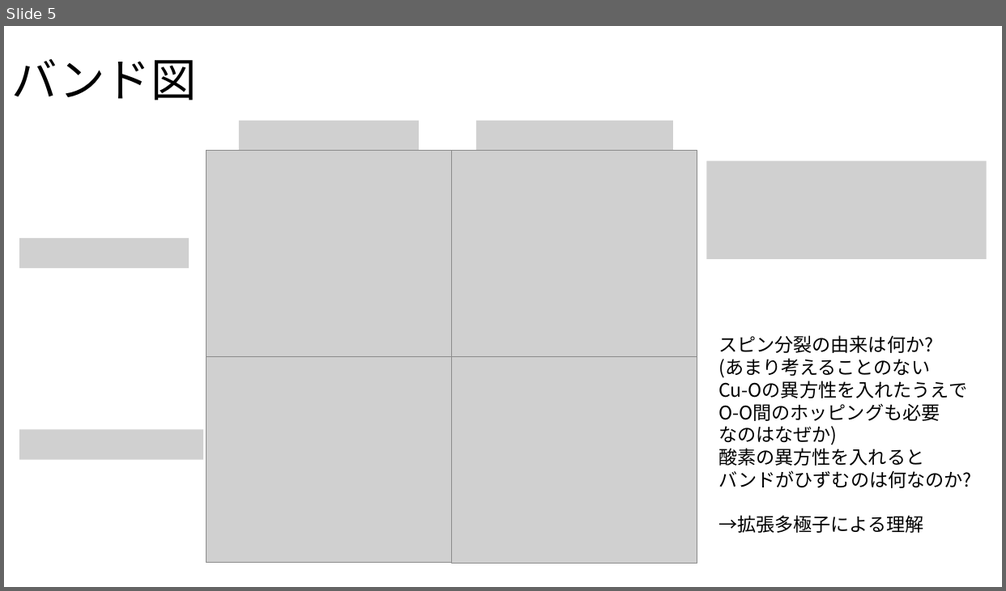
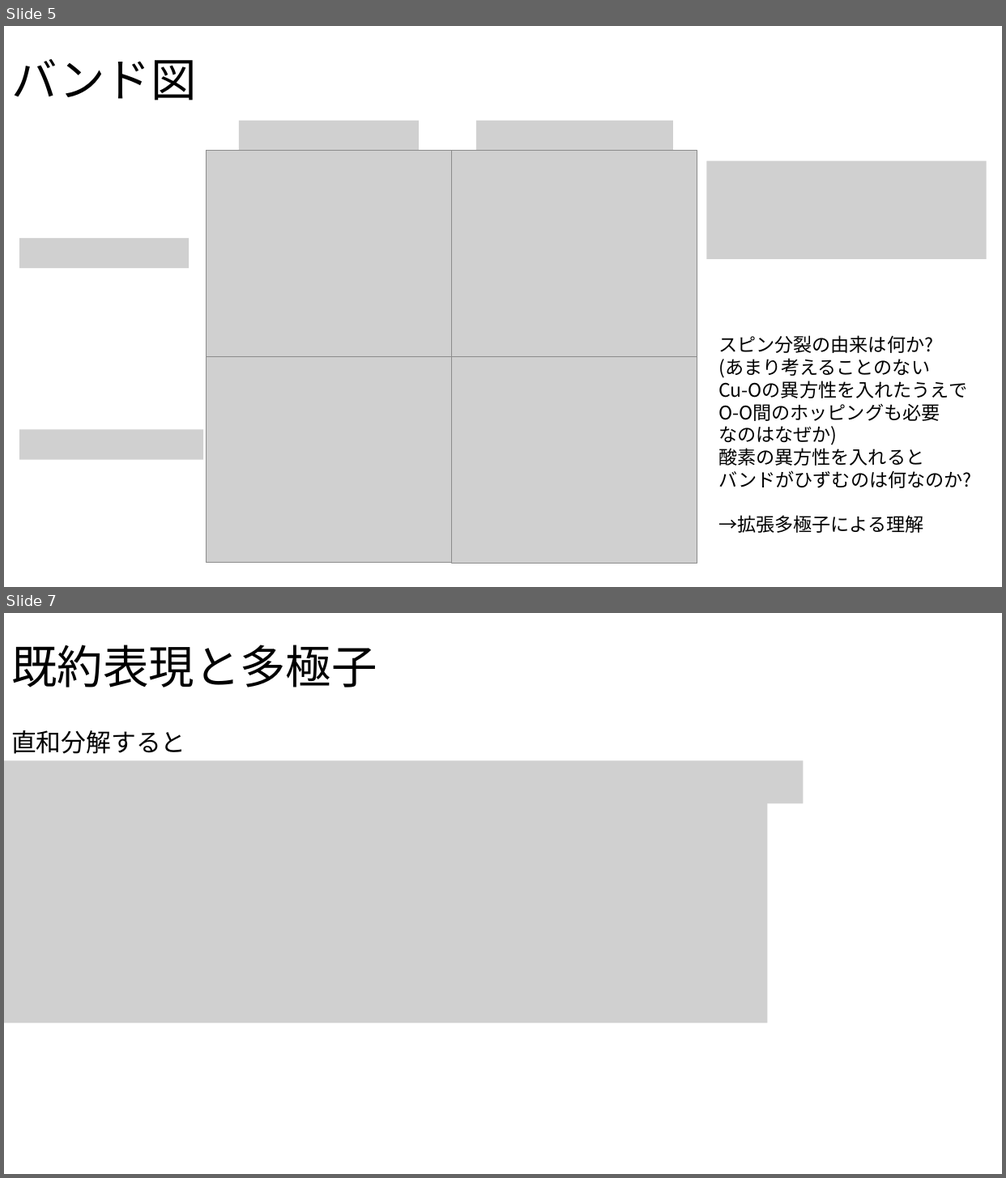
Before and after one commit to xiang-gong3944/AM_cupurate, a slide deck: 説明資料/進捗.pptx. Shown one above the other, each under a label of ours: slide 5 before the commit, slides 5 and 7 after it; the slides between them are not shown. The pictures are 1006x591 and 1006x1178 pixels, drawn with LibreOffice and Linux fonts; fonts in the diff are those of the drawing; grey boxes stand for pictures. Boxes give left, top, right and bottom in pixels: in the first picture for what was removed or moved away, otherwise in the second. Text is boxed around its words. In the diff, an @@ line names an element or a change of style, - is before the commit and + after.

```diff
--- a/説明資料/進捗.pptx
+++ b/説明資料/進捗.pptx
@@ slide 7 added at [4,613,1002,1174], background #FFFFFF @@
@@ title added at [11,645,377,688], 44 pt, text #000000 @@
+既約表現と多極子
@@ text added at [11,730,186,754], 24 pt, text #000000 @@
+直和分解すると
@@ picture added at [4,760,803,803] @@
@@ picture added at [4,803,768,1023] @@
```
Also in this commit, not shown: 1 slide changed.
